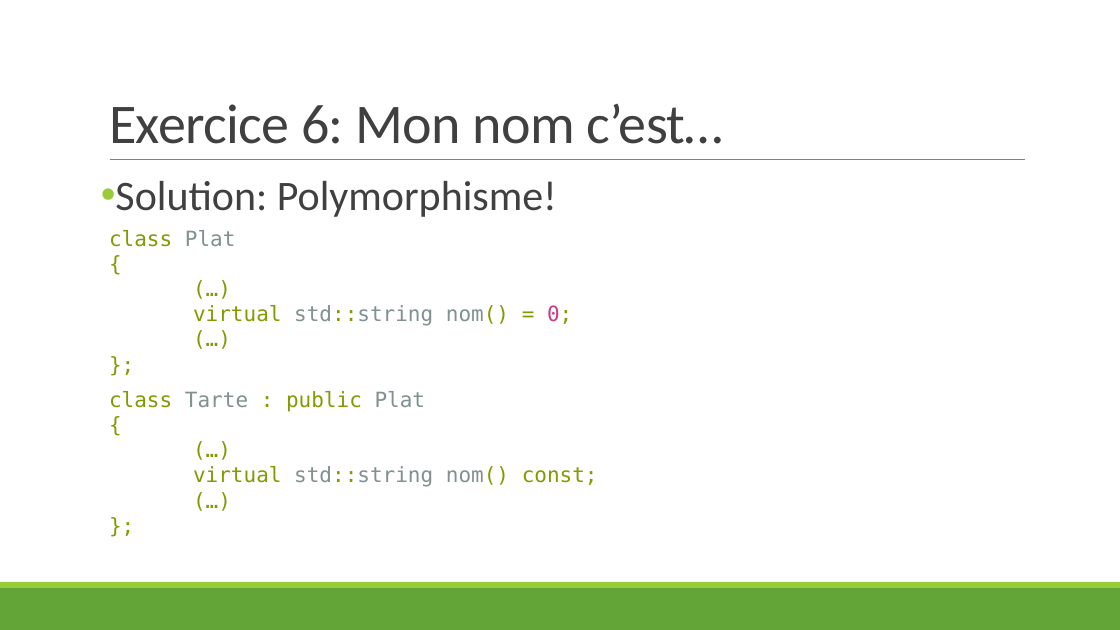
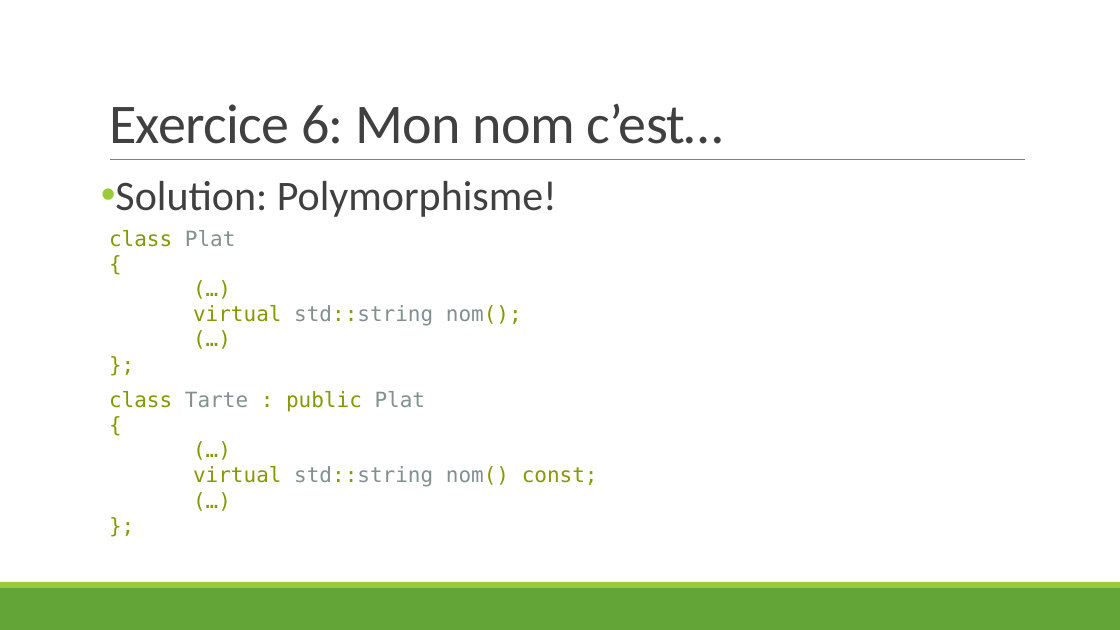
Before and after one commit to JDIS/AtelierCpp, a slide deck: slide 48 of Presentation.pptx. Drawn at 1120x630 pixels with LibreOffice and Linux fonts; fonts in the diff are those of the drawing. Boxes give left, top, right and bottom in pixels: in the first picture for what was removed or moved away, otherwise in the second. Text is boxed around its words. In the diff, an @@ line names an element or a change of style, - is before the commit and + after.

Commit message:
remove abstract class

```diff
--- a/Presentation.pptx
+++ b/Presentation.pptx
@@ text at [193,305,522,326]: text changed @@
-virtual std::string nom() = 0;
+virtual std::string nom();
```
